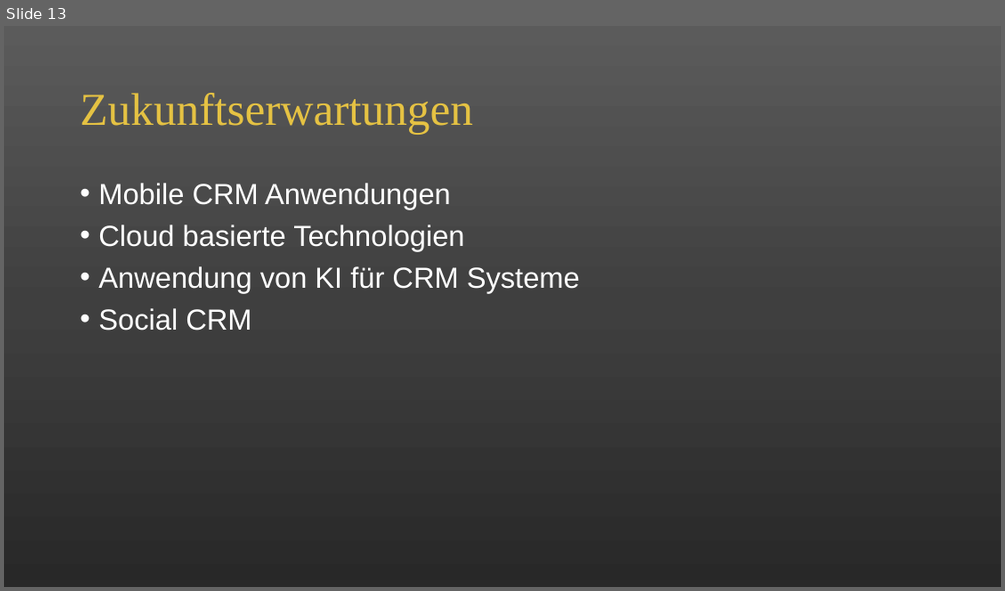
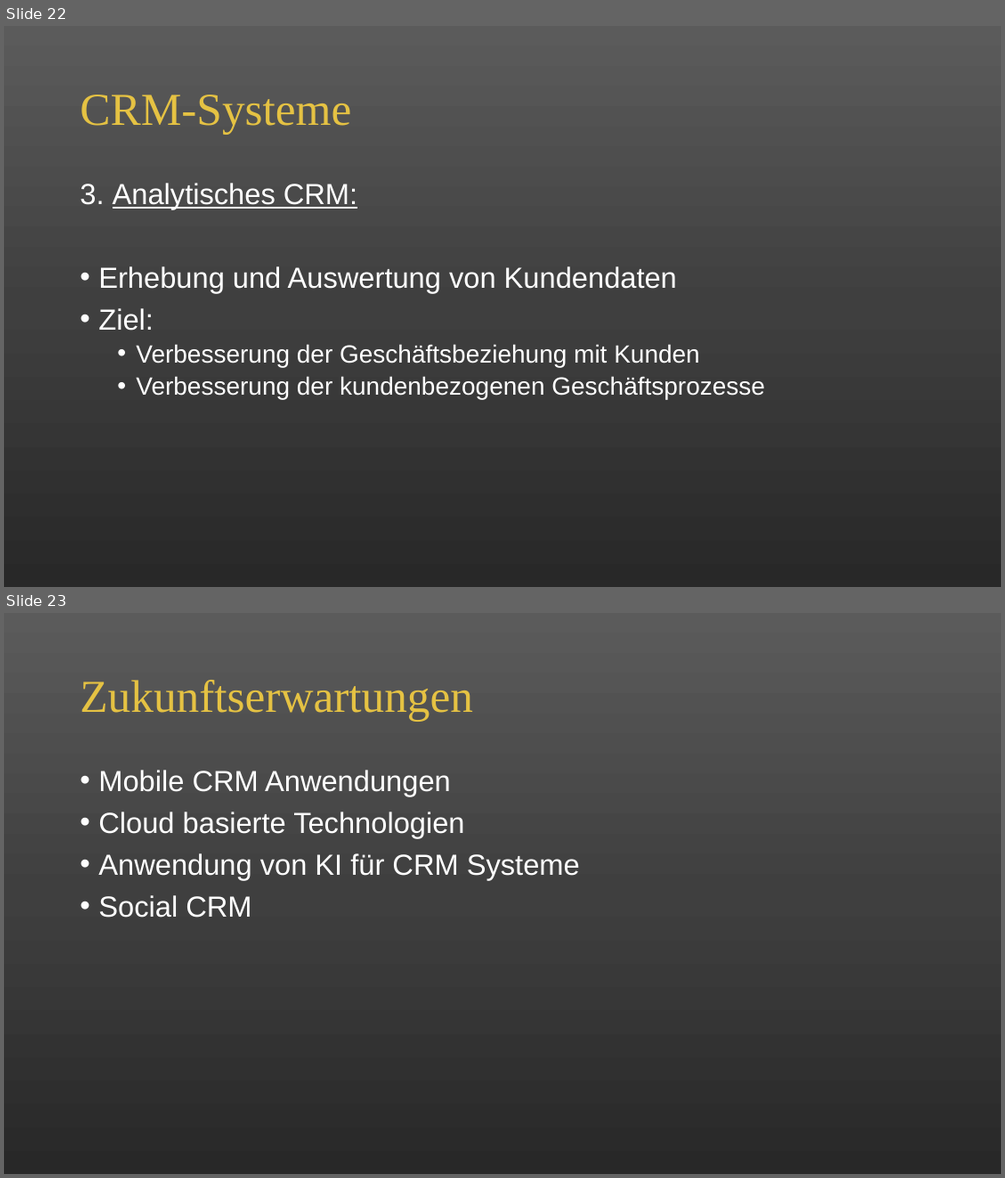
Before and after one commit to alicapr/CRM, a slide deck: CRM.pptx. Shown one above the other, each under a label of ours: slide 13 before the commit, slides 22 and 23 after it. The pictures are 1005x591 and 1005x1178 pixels, drawn with LibreOffice and Linux fonts; fonts in the diff are those of the drawing. Boxes give left, top, right and bottom in pixels: in the first picture for what was removed or moved away, otherwise in the second. Text is boxed around its words. In the diff, an @@ line names an element or a change of style, - is before the commit and + after.

```diff
--- a/CRM.pptx
+++ b/CRM.pptx
@@ slide 22 added at (4, 26, 1001, 587), background gradient #5B5B5B to #404040 to #292929 @@
@@ title added at (80, 95, 351, 134), 44 pt, text #E5C243 @@
+CRM-Systeme
@@ text added at (80, 183, 765, 399), 24 pt, text #FFFFFF @@
+3. Analytisches CRM:
+• Erhebung und Auswertung von Kundendaten
+• Ziel:
+  • Verbesserung der Geschäftsbeziehung mit Kunden
+  • Verbesserung der kundenbezogenen Geschäftsprozesse
@@ what was slide 13 is now slide 23 @@
```
Also in this commit, not shown: 10 other slides added, 1 slide removed.
